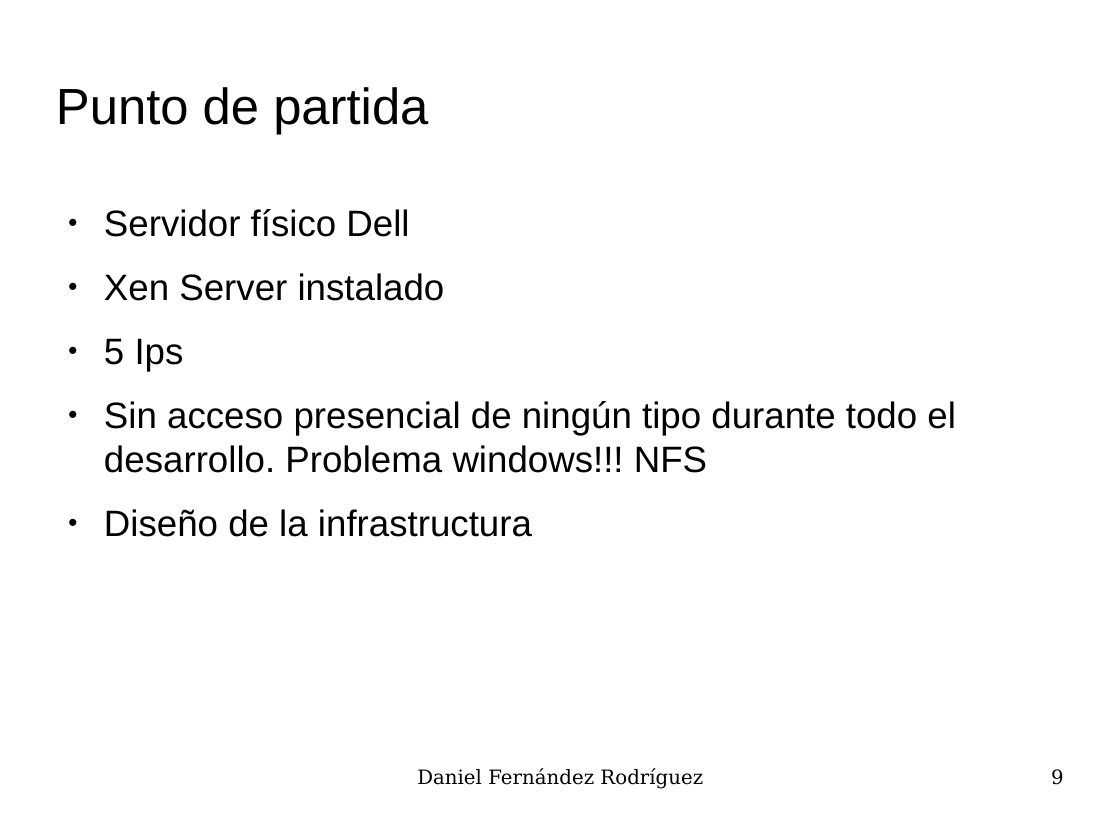
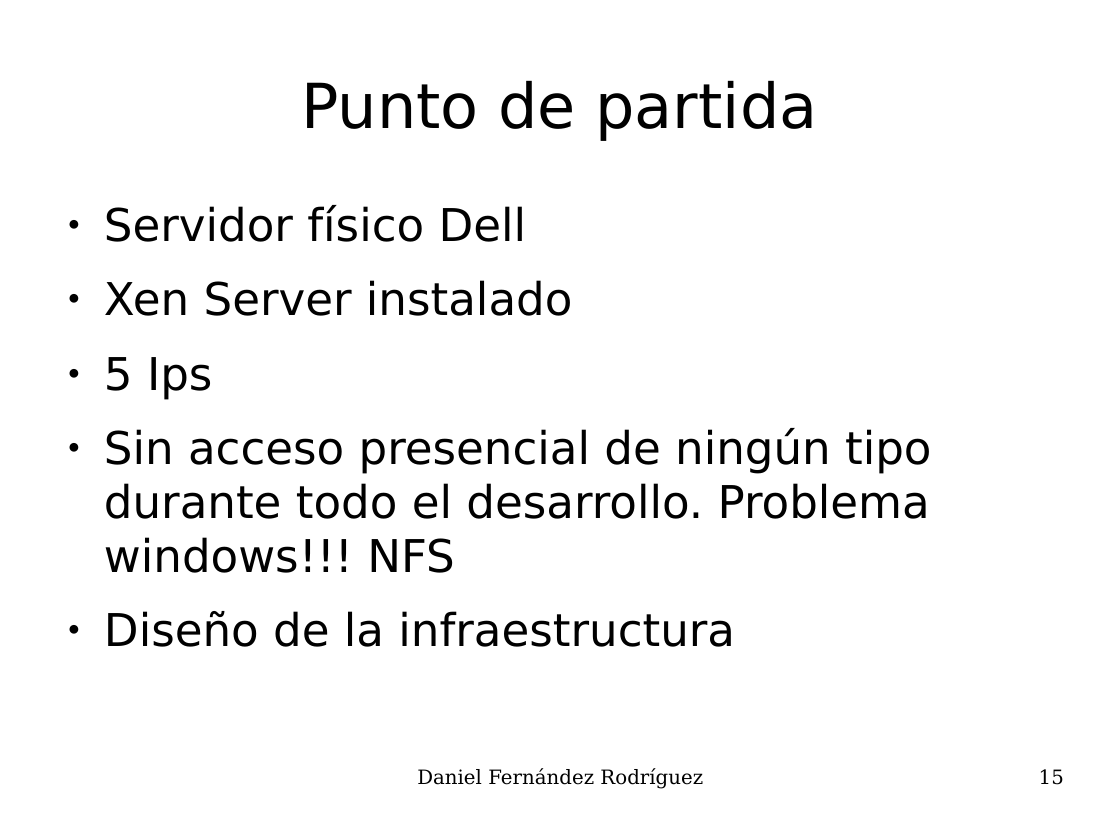
Before and after one commit to UO180222/tfg, a slide deck: slide 15 of docs/presentacion.odp (slide 9 before the commit). Drawn at 1120x840 pixels with LibreOffice and Linux fonts; fonts in the diff are those of the drawing; background and template pictures are left out. Boxes give left, top, right and bottom in pixels: in the first picture for what was removed or moved away, otherwise in the second. Text is boxed around its words. In the diff, an @@ line names an element or a change of style, - is before the commit and + after.

```diff
--- a/docs/presentacion.odp
+++ b/docs/presentacion.odp
@@ title "Punto de partida": place and size @@
-title "Punto de partida" at [56,87,428,134]
+title "Punto de partida" at [301,80,818,141]
@@ title "Punto de partida" at [301,80,818,141]: size 36 to 44 pt, font Arial to DejaVu Sans; alignment left to centre @@
@@ text at [104,205,931,573]: size 26 to 32 pt, font Arial to DejaVu Sans in "Servidor físico Dell", "Xen Server instalado", "5 Ips", "Sin acceso presencial de ningún tipo durante ..." @@
@@ text at [104,611,735,647]: text changed; size 26 to 32 pt; font Arial to DejaVu Sans @@
-● Diseño de la infrastructura
+● Diseño de la infraestructura
@@ page number at [1039,769,1064,785]: text changed @@
-9
+15
```
Also in this commit, not shown: 17 other slides changed, 4 slides added.
